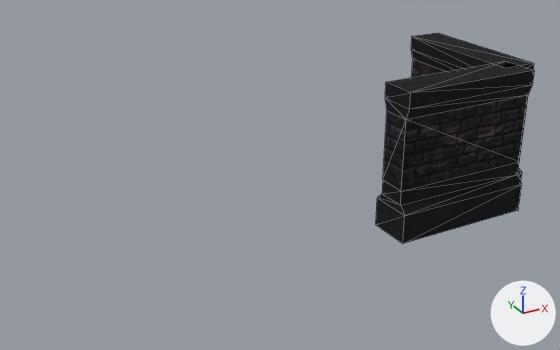
A saved change to the glTF model assets/walls.glb.
One viewpoint serves both versions: a camera (50 mm lens) standing at (-3.31, -4.12, 2.4) and looking at (-1.07, -0.06, 0.37). The lights are fixed; the arrows at lower right show +X, +Y and +Z. Mesh edges are drawn as thin lines. Where no turn or scale is listed for an object, it has been applied to the vertices. Vertices at the same position are counted once.

The first picture shows 'stone', 'stone.001'.
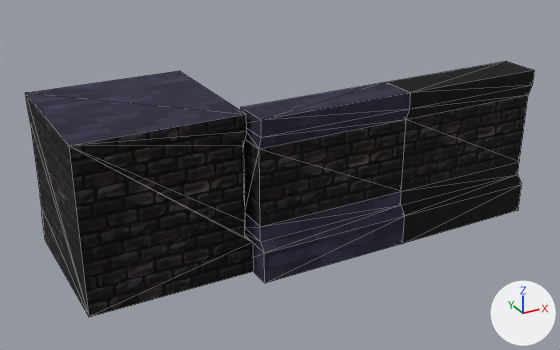
Commit message: feat: more walls

Diff of the bpy script that builds the scene:
```diff
--- a/assets/walls.glb.py
+++ b/assets/walls.glb.py
@@ img_image_2 @@
+img_image_2 = load_image('Image_2', '_unpacked/Image_2', 512, 512, 'sRGB')
@@ mat_stonedark_clone__002 @@
+mat_stonedark_clone__002 = bpy.data.materials.new('stoneDark(Clone).002')
+# colours: brown #806d67
+# uses the picture img_image_1
@@ mat_stonelight_clone__001 @@
+mat_stonelight_clone__001 = bpy.data.materials.new('stoneLight(Clone).001')
+# colours: blue #8986b2
+# uses the picture img_image_2
@@ mat_stonelight_clone @@
+mat_stonelight_clone = bpy.data.materials.new('stoneLight(Clone)')
+# colours: blue #8986b2
+# uses the picture img_image_2
@@ me_mesh_wall_instance_001 @@
 me_mesh_wall_instance_001.from_pydata(...)  # 28 vertices, 52 faces; spans x -0.15..0.15, y -0.5..0.5, z 0.0..1.0
 # used by ob_stone_001; location = (0.5, 0.0, 0.0)
+# me_mesh_wall_instance_001 part 1: all 44 faces that had it switch from mat_foliage_clone__001 to mat_stonelight_clone__001
+# me_mesh_wall_instance_001 part 2: all 8 faces that had it switch from mat_stonedark_clone__001 to mat_stonedark_clone__002
@@ me_mesh_floor_corner_instance @@
+me_mesh_floor_corner_instance.from_pydata(...)  # 23 vertices, 42 faces; spans x -0.5..0.5, y -0.5..0.5, z 0.0..1.0
+# faces by material slot: [22, 20]
+me_mesh_floor_corner_instance.materials.append(mat_stonelight_clone)
+me_mesh_floor_corner_instance.materials.append(mat_stonedark_clone__001)
@@ ob_stone_001 @@
 ob_stone_001 = bpy.data.objects.new('stone.001', me_mesh_wall_instance_001)
-ob_stone_001.location = (0.5, 0.0, 0.0)
+ob_stone_001.location = (-1.0, -0.5, 0.0)
+ob_stone_001.rotation_euler = (0.0, 0.0, -1.571)  # degrees (0, 0, -90)
@@ ob_floor_corner @@
+ob_floor_corner = bpy.data.objects.new('floor_corner', me_mesh_floor_corner_instance)
+ob_floor_corner.location = (-2.0, 0.0, 0.0)
```

Boxes (x1, y1, x2, y2) around the edits, measured in the pictures (560 x 350 px):
'floor_corner', added
    after: (25, 71, 253, 317)
    faces in mat_stonedark_clone__001: (25, 93, 253, 317)
    faces in mat_stonelight_clone: (26, 71, 251, 241)
'stone.001', recoloured, moved, turned
    before: (411, 33, 534, 181)
    after: (241, 82, 411, 283)
part 1 of me_mesh_wall_instance_001, recoloured
    before: (518, 63, 534, 181)
    after: (241, 108, 265, 283)
part 2 of me_mesh_wall_instance_001, recoloured (black)
    after: (243, 140, 260, 226)
